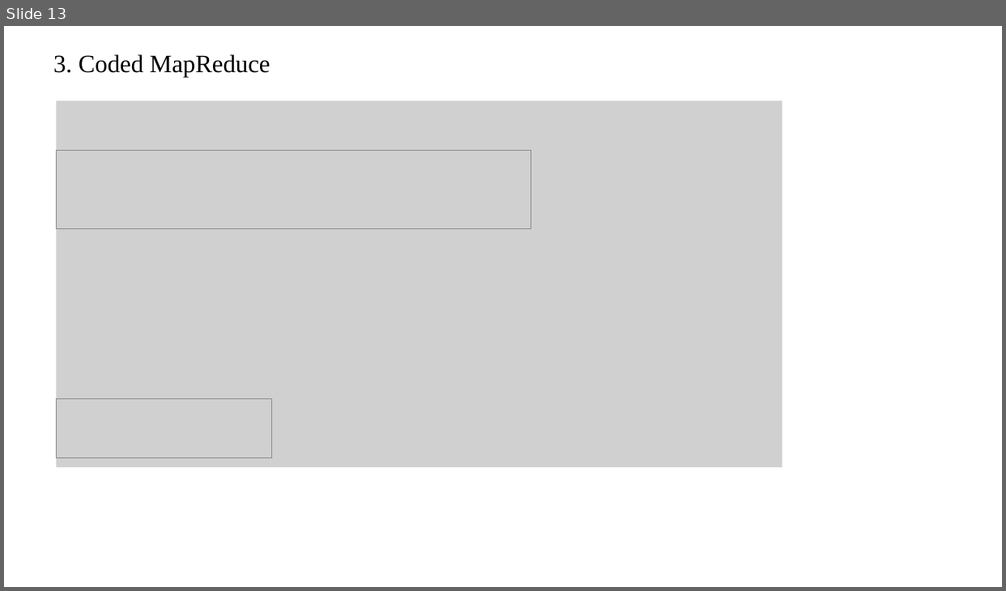
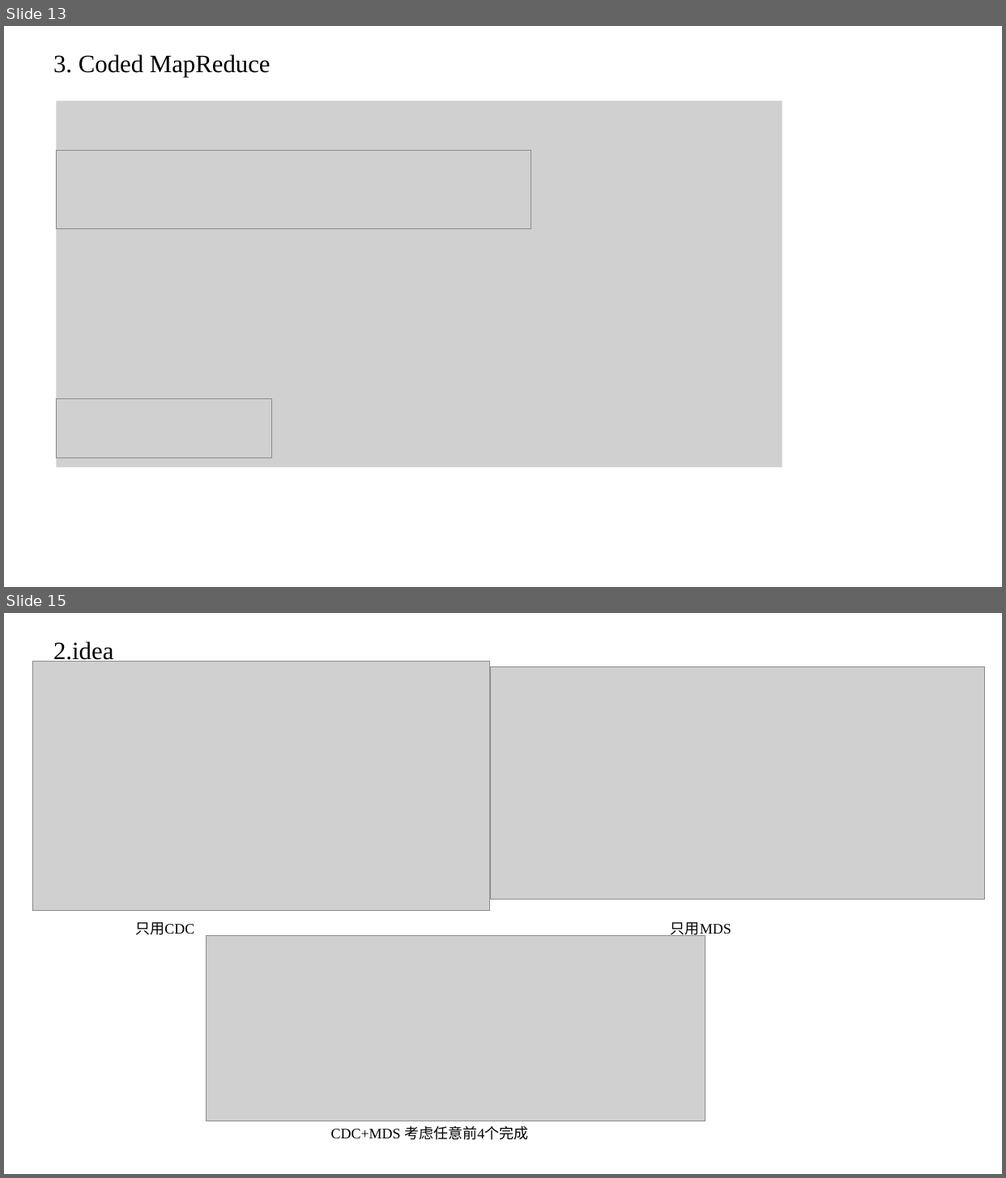
Before and after one commit to zhaojiayi/learning, a slide deck: EE/ppt/review.pptx. Shown one above the other, each under a label of ours: slide 13 before the commit, slides 13 and 15 after it; the slides between them are not shown. The pictures are 1006x591 and 1006x1178 pixels, drawn with LibreOffice and Linux fonts; fonts in the diff are those of the drawing; grey boxes stand for pictures. Boxes give left, top, right and bottom in pixels: in the first picture for what was removed or moved away, otherwise in the second. Text is boxed around its words. In the diff, an @@ line names an element or a change of style, - is before the commit and + after.

```diff
--- a/EE/ppt/review.pptx
+++ b/EE/ppt/review.pptx
@@ slide 15 added at [4,613,1002,1174], background #FFFFFF @@
@@ title added at [53,641,113,664], 24 pt, text #000000 @@
+2.idea
@@ picture added at [32,662,490,911] @@
@@ picture added at [490,667,984,900] @@
@@ text added at [135,922,194,935], 14 pt, text #000000 @@
+只用CDC
@@ text added at [671,922,731,939], 14 pt, text #000000 @@
+只用MDS
@@ picture added at [206,935,705,1122] @@
@@ text added at [331,1127,528,1140], 14 pt, text #000000 @@
+CDC+MDS 考虑任意前4个完成
```
Also in this commit, not shown: 6 other slides added, 12 other files.
